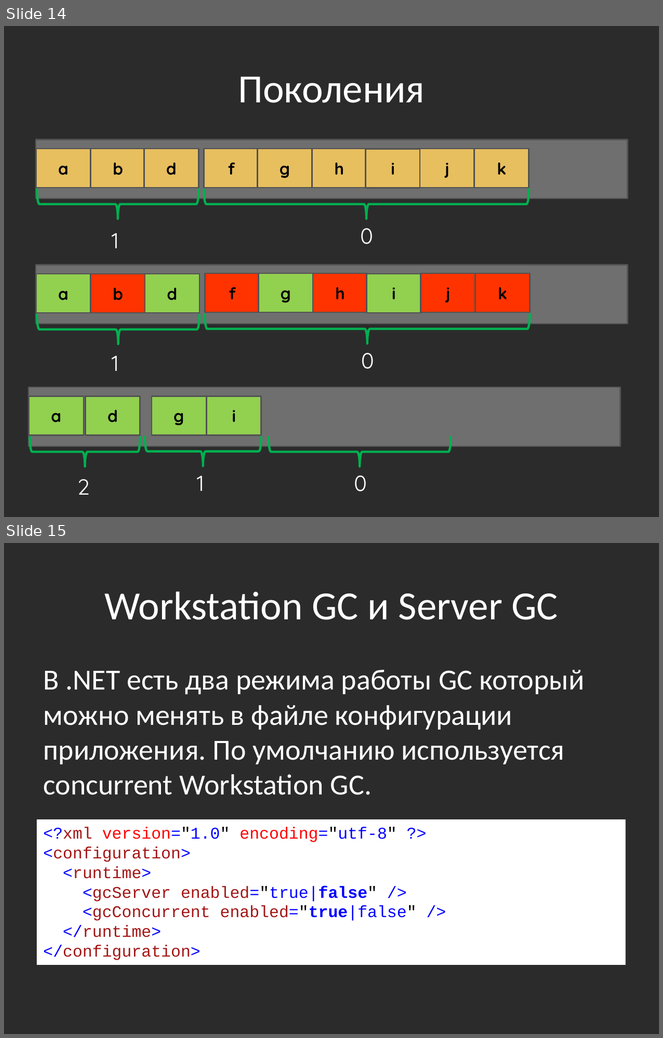
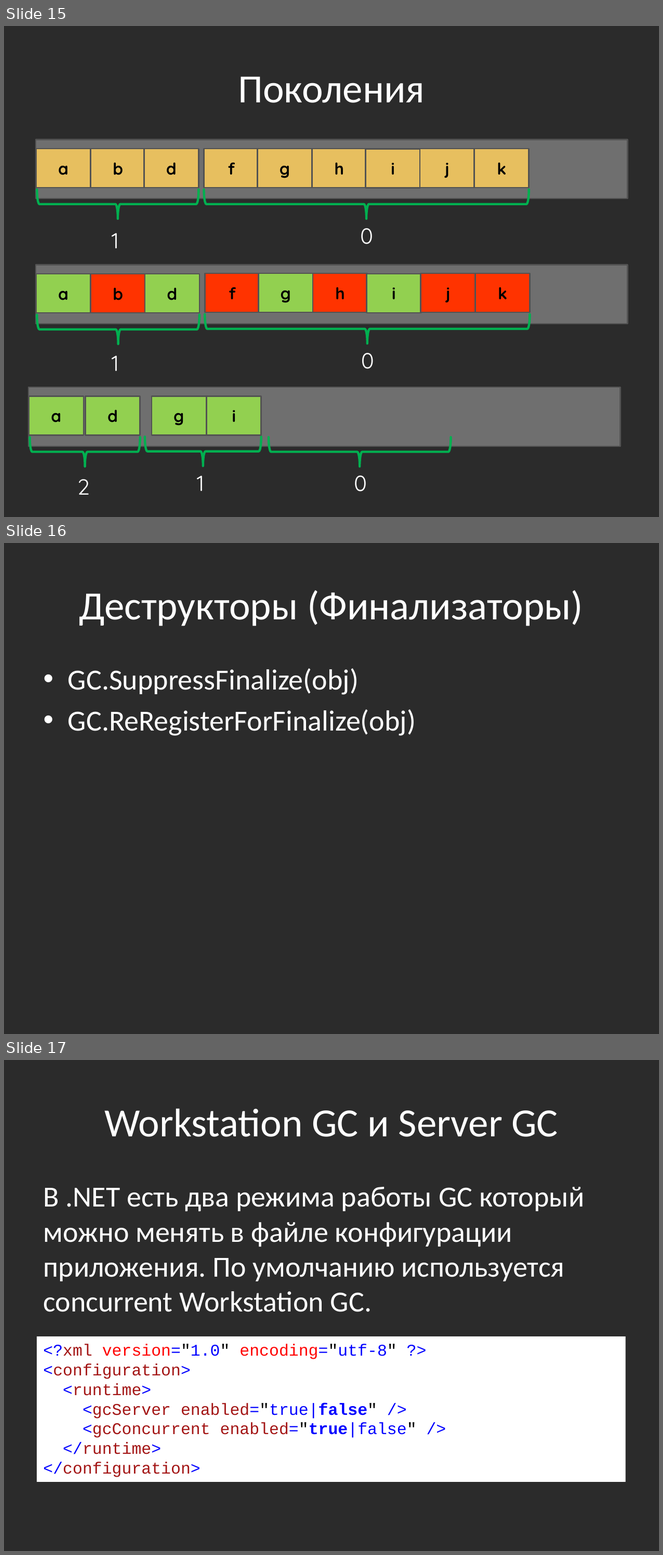
Before and after one commit to bazile/Training, a slide deck: Presentation/memory-management-and-gc.pptx. Shown one above the other, each under a label of ours: slides 14 and 15 before the commit, slides 15, 16 and 17 after it. The pictures are 663x1038 and 663x1555 pixels, drawn with LibreOffice and Linux fonts; fonts in the diff are those of the drawing; background and template pictures are left out; a plain dark background stands for a picture behind light text. Boxes give left, top, right and bottom in pixels: in the first picture for what was removed or moved away, otherwise in the second. Text is boxed around its words. In the diff, an @@ line names an element or a change of style, - is before the commit and + after.

```diff
--- a/Presentation/memory-management-and-gc.pptx
+++ b/Presentation/memory-management-and-gc.pptx
@@ slide 16 added at [4,543,659,1034], background picture (left out) @@
@@ title added at [79,590,583,626], 44 pt, text #FFFFFF @@
+Деструкторы (Финализаторы)
@@ text added at [68,668,416,736], 32 pt, text #FFFFFF @@
+• GC.SuppressFinalize(obj)
+• GC.ReRegisterForFinalize(obj)
@@ what was slide 14 is now slide 15 @@
@@ what was slide 15 is now slide 17 @@
```
Also in this commit, not shown: 5 other slides added, 10 other files.
